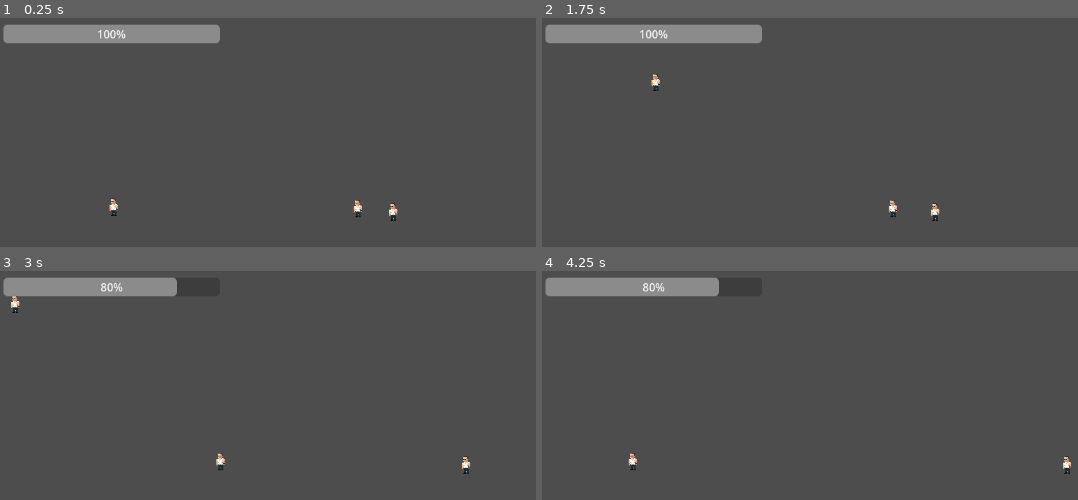
Above: before the commit, frames 1-4 (two rows, left to right).
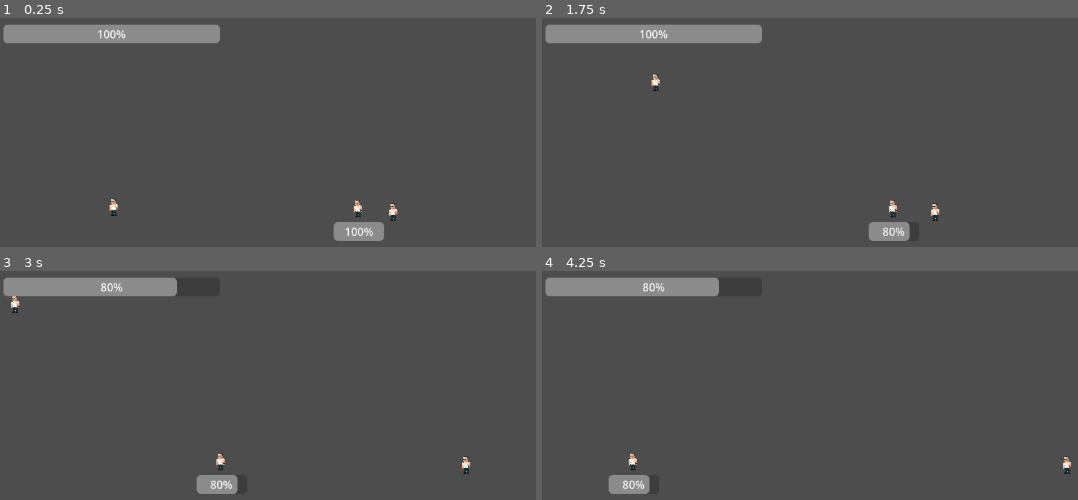
Above: after the commit, the same moments.

Repository: ante-perkovic/ludum-dare
Game: Godot game, scene res://Levels/intro_level.tscn
Two runs of this game, one before a commit and one after it. Both use one fixed random seed, a clock stepped at 60 frames per second and the inputs below.
Inputs (mouse positions are in pixels of both pictures, inside the frame that each line leads up to):
- Up to frame 1 (0.25 s): no input
- Up to frame 2 (1.75 s): tap Enter at 0.5 s; move the mouse to (outside the picture) at 0.52 s; hold E (interact) 0.53-1.28 s; hold W (up) from 0.53 s (still down); tap Space (spacebar) at 1.25, 1.35 s; move the mouse to (outside the picture) at 1.27 s
- Up to frame 3 (3 s): move the mouse to (160, 426) at 2.02 s; release W (up) at 2.03 s; hold E (interact) 2.03-2.78 s; hold A (left) from 2.03 s (still down); move the mouse to (439, 495) at 2.77 s; tap Space (spacebar) at 2.85 s
- Up to frame 4 (4.25 s): move the mouse to (820, 383) at 3.52 s; release A (left) at 3.53 s; hold S (down) from 3.53 s (still down); hold E (interact) from 3.53 s (still down)

The runs differ from the first frame. In frame 1, 0.8% of the frame differs, in the area x 62-72%, y 89-98%; in frame 2, 0.6%; in frame 3, 0.6%; in frame 4, 0.6%.

Commit message:
enemies have health bars

Diff:
--- a/ludumdaregame/Characters/enemy.gd
+++ b/ludumdaregame/Characters/enemy.gd
@@ -84,7 +84,7 @@
 	health -= amount
 	if health <= 0:
 		die()
-	print(health)
+	update_health_bar()
 
 func die():
 	# TODO: play animation
@@ -118,3 +118,8 @@
 
 	# add projectile to scene tree
 	get_parent().add_child(projectile)
+
+
+func update_health_bar():
+	var healthbar = get_node("HealthBar")
+	healthbar.value = health
--- a/ludumdaregame/Characters/enemy.tscn
+++ b/ludumdaregame/Characters/enemy.tscn
@@ -13,3 +13,10 @@
 
 [node name="CollisionShape2D" type="CollisionShape2D" parent="." groups=["enemy"]]
 shape = SubResource("RectangleShape2D_rtu5t")
+
+[node name="HealthBar" type="ProgressBar" parent="."]
+offset_left = -35.0
+offset_top = 17.0
+offset_right = 38.0
+offset_bottom = 44.0
+value = 100.0
